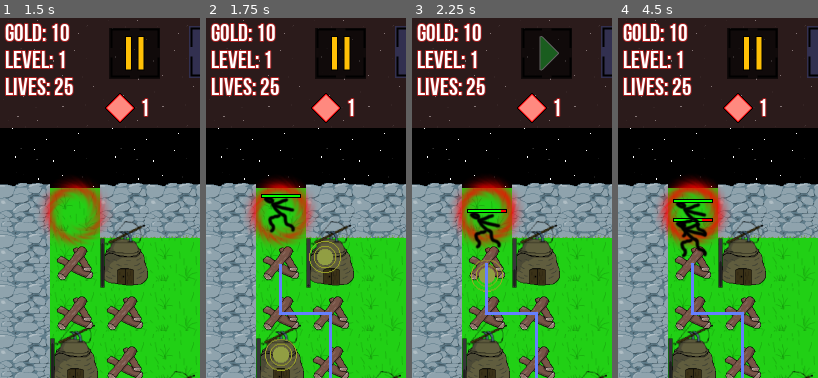
Above: before the commit, frames 1-4 (left to right).
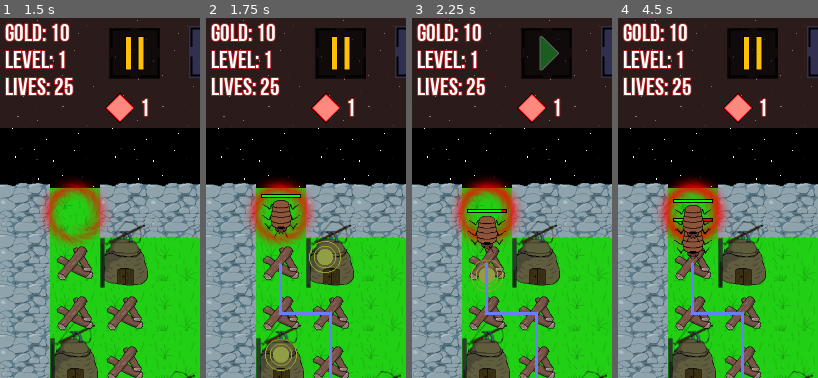
Above: after the commit, the same moments.

Repository: thewillwillhelp/godot-td
Game: Godot game, scene res://scenes/MainMenu.tscn
Same seed, same stepped clock (60 frames per second), same inputs: the game is played once before the commit and once after it.
Inputs (mouse positions are % of the whole screen's width and height, from its top left):
- Up to frame 1 (1.5 s): click "New campaign" at 0.5 s; click (34, 5) at 1.25 s
- Up to frame 2 (1.75 s): no input
- Up to frame 3 (2.25 s): click (34, 5) at 2 s
- Up to frame 4 (4.5 s): click (54, 5) at 2.75 s; click (54, 5) at 3.5 s; click (34, 5) at 4.25 s
The pictures show only the part of the screen within x 0-50%, y 0-50%; the shares and areas given below are measured in that part.

Frame 1 is identical in both runs. In frame 2, 1.2% of the frame differs, in the area x 28-47%, y 50-62%; in frame 3, 1.1%; in frame 4, 1.8%, in the area x 28-47%, y 51-68%.

Commit message:
feat: add extra bonuse after killing enemies design: change sprite for enemies

Diff:
--- a/scenes/BattleFieldScene.gd
+++ b/scenes/BattleFieldScene.gd
@@ -1,6 +1,7 @@
 extends Node2D
 
 export (PackedScene) var mob_scene: PackedScene
+export (PackedScene) var bonus_scene: PackedScene
 
 signal waves_finished
 
@@ -483,6 +484,12 @@
     if random_type_index == 2:
         $GameData.increase_boosters_number("sapphire")
 
+func generate_bonus(position: Vector2) -> void:
+    var bonus = bonus_scene.instance()
+    $BattleField.add_child(bonus)
+    bonus.position = position
+    bonus.connect("clicked", self, "on_bonus_click")
+
 
 #####
 # Listeners:
@@ -637,11 +644,13 @@
         if self.game_data.lives == 0:
             self.finish_game()
 
-func on_kill_mob():
+func on_kill_mob(entity: Node2D):
     self.game_data.gold += randi() % 2 + 1
     self.game_data.score += 1 * self.game_data.game_level
     if randi() % 100 > 90:
         self.add_random_booster_token()
+    if randi() % 100 > 90:
+        self.generate_bonus(entity.position)
     check_and_update_game_level()
     update_score_label()
 
@@ -691,6 +700,10 @@
     if visible:
         $GUI.set_upgrading_menu_visibility(false)
 
+func on_bonus_click() -> void:
+    self.game_data.gold += randi() % 5 + 1
+    self.update_score_label()
+
 func wait(seconds: int = 1, target = null, fnName = null) -> void:
     var root_tree := get_tree()
     if not root_tree:
--- a/scenes/BattleFieldScene.tscn
+++ b/scenes/BattleFieldScene.tscn
@@ -9,6 +9,7 @@
 [ext_resource path="res://assets/images/main-background-v2.png" type="Texture" id=7]
 [ext_resource path="res://scenes/GameData.gd" type="Script" id=8]
 [ext_resource path="res://assets/images/particles/effect_4.png" type="Texture" id=9]
+[ext_resource path="res://scenes/Bonus.tscn" type="PackedScene" id=10]
 [ext_resource path="res://scenes/swipe_detector.gd" type="Script" id=11]
 
 [sub_resource type="RectangleShape2D" id=1]
@@ -42,6 +43,7 @@
 [node name="BattleFieldScene" type="Node2D"]
 script = ExtResource( 1 )
 mob_scene = ExtResource( 4 )
+bonus_scene = ExtResource( 10 )
 
 [node name="ParallaxBackground" type="ParallaxBackground" parent="."]
 
--- /dev/null
+++ b/scenes/Bonus.gd
@@ -0,0 +1,10 @@
+extends Node2D
+
+signal clicked
+
+func _ready():
+    set_process(false)
+
+func _on_Coin_pressed() -> void:
+    self.emit_signal("clicked")
+    self.queue_free()
--- /dev/null
+++ b/scenes/Bonus.tscn
@@ -0,0 +1,24 @@
+[gd_scene load_steps=3 format=2]
+
+[ext_resource path="res://assets/images/special/extra-gold-token.png" type="Texture" id=1]
+[ext_resource path="res://scenes/Bonus.gd" type="Script" id=2]
+
+[node name="Bonus" type="Node2D"]
+script = ExtResource( 2 )
+
+[node name="CoinSprite" type="Sprite" parent="."]
+visible = false
+scale = Vector2( 0.5, 0.5 )
+texture = ExtResource( 1 )
+
+[node name="Coin" type="TextureButton" parent="."]
+margin_left = -25.0
+margin_top = -25.0
+margin_right = 75.0
+margin_bottom = 75.0
+rect_scale = Vector2( 0.5, 0.5 )
+texture_normal = ExtResource( 1 )
+__meta__ = {
+"_edit_use_anchors_": false
+}
+[connection signal="pressed" from="Coin" to="." method="_on_Coin_pressed"]
--- a/scenes/MobScene.gd
+++ b/scenes/MobScene.gd
@@ -11,7 +11,7 @@
     2         2      6        90        0
 """
 
-signal was_killed
+signal was_killed(entity)
 
 # UI constants
 const HP_INDICATOR_MAX_WIDTH = 38
@@ -54,11 +54,17 @@
         if abs(angle) > PI - PI/20 and abs(angle) < PI + PI/20:
             escape_path.remove(0)
 
+    var angle = (escape_path[0] - start_position).angle()
+    #if abs(angle) > PI - PI/20 and abs(angle) < PI + PI/20:
+    $Sprite.set_rotation_degrees(angle/PI*180+90)
 
     update_path_line()
     for i in range(escape_path.size()):
         var distance_to_next = start_position.distance_to(escape_path[0])
         if distance <= distance_to_next and distance >= 0:
+            # start_position.angle_to()
+
+
             position = start_position.linear_interpolate(escape_path[0], distance / distance_to_next)
             break
         elif distance < 0:
@@ -93,7 +99,7 @@
     # @TODO add some animation
 
     if hit_points <= 0:
-        self.emit_signal("was_killed")
+        self.emit_signal("was_killed", self)
         self.queue_free()
 
 func _on_Area2D_area_entered(area: Area2D) -> void:
--- a/scenes/MobScene.tscn
+++ b/scenes/MobScene.tscn
@@ -1,7 +1,8 @@
-[gd_scene load_steps=4 format=2]
+[gd_scene load_steps=5 format=2]
 
 [ext_resource path="res://assets/images/test_mob.png" type="Texture" id=1]
 [ext_resource path="res://scenes/MobScene.gd" type="Script" id=2]
+[ext_resource path="res://assets/images/enemies/bug.png" type="Texture" id=3]
 
 [sub_resource type="RectangleShape2D" id=1]
 extents = Vector2( 15, 15 )
@@ -12,9 +13,14 @@
 [node name="CollisionShape2D" type="CollisionShape2D" parent="."]
 shape = SubResource( 1 )
 
-[node name="Sprite" type="Sprite" parent="."]
+[node name="Sprite_old" type="Sprite" parent="."]
+visible = false
 scale = Vector2( 0.6, 0.6 )
 texture = ExtResource( 1 )
+
+[node name="Sprite" type="Sprite" parent="."]
+scale = Vector2( 0.5, 0.5 )
+texture = ExtResource( 3 )
 
 [node name="HpIndicator" type="ColorRect" parent="."]
 margin_left = -20.0
--- a/scenes/towers/SimpleTower.gd
+++ b/scenes/towers/SimpleTower.gd
@@ -18,8 +18,8 @@
 var bullet_scene: PackedScene = preload("res://scenes/bullets/Simple_Bullet.tscn")
 var battle_field: Node
 var entity_class = "Construction"
-var max_durablity = 20
-var durability = 20
+var max_durablity = 50
+var durability = 50
 var entity_type = 1
 var bullet_type = 0
 var cooldown_time: float = 1
Binary file added: assets/images/enemies/bug.ase
Binary file added: assets/images/enemies/bug.png
Not shown, added: assets/images/enemies/bug.png.import
Binary file added: assets/images/special/extra-gold-token.ase
Binary file added: assets/images/special/extra-gold-token.png
Not shown, added: assets/images/special/extra-gold-token.png.import
Not shown: 1 places in scenes/BattleFieldScene.tscn that only renumber resources
